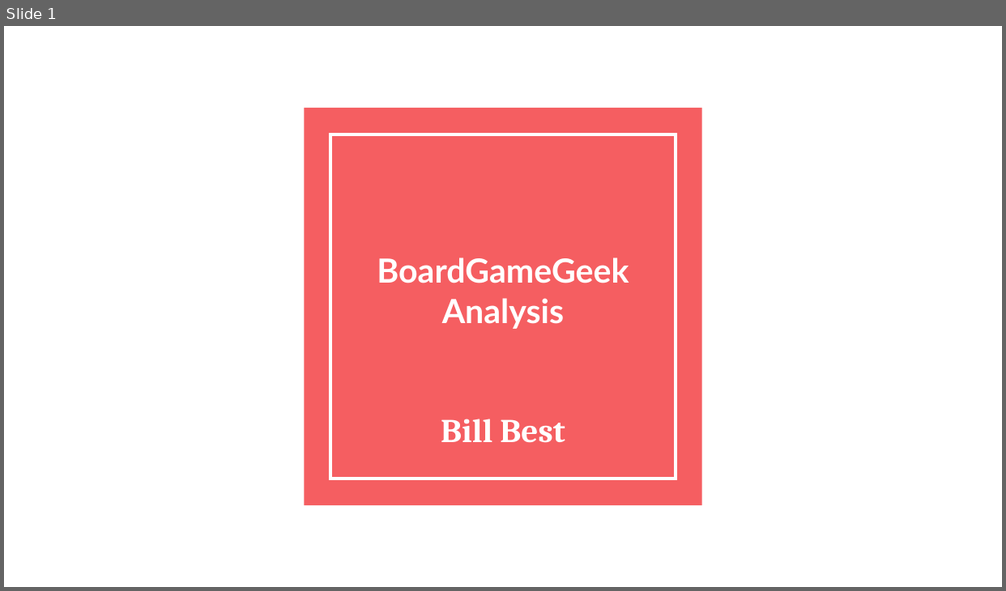
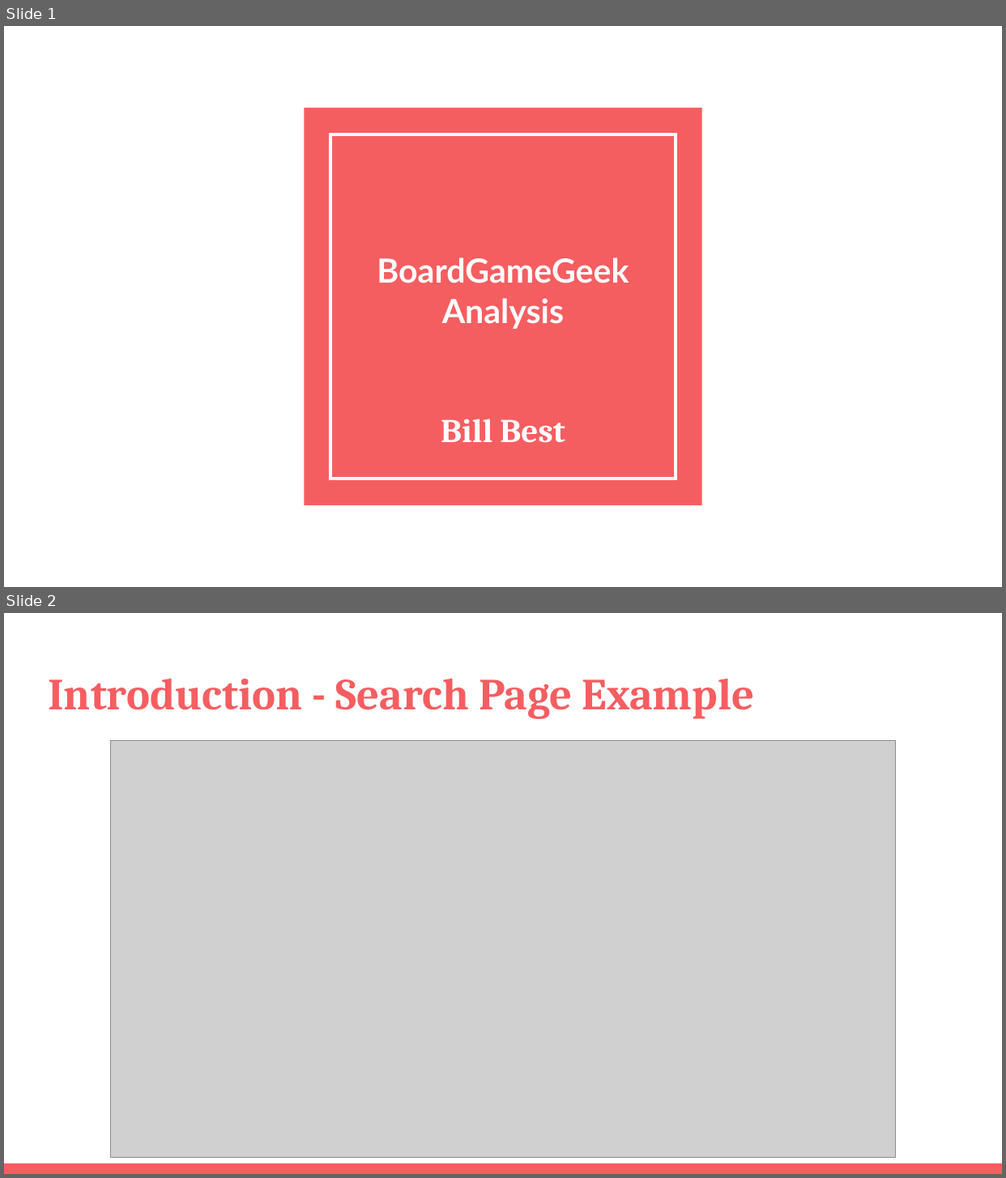
Before and after one commit to nycdatasci/bootcamp008_project, a slide deck: Project2-WebScraping/williambest_p2/BGG Analysis.pptx. Shown one above the other, each under a label of ours: slide 1 before the commit, slides 1 and 2 after it. The pictures are 1006x591 and 1006x1178 pixels, drawn with LibreOffice and Linux fonts; fonts in the diff are those of the drawing; grey boxes stand for pictures. Boxes give left, top, right and bottom in pixels: in the first picture for what was removed or moved away, otherwise in the second. Text is boxed around its words. In the diff, an @@ line names an element or a change of style, - is before the commit and + after.

Commit message:
slide added to pptx showing example of search page

```diff
--- a/Project2-WebScraping/williambest_p2/BGG Analysis.pptx
+++ b/Project2-WebScraping/williambest_p2/BGG Analysis.pptx
@@ slide 2 added at bbox=[4, 613, 1002, 1174], background #FFFFFF @@
@@ title added at bbox=[48, 679, 754, 719], 32 pt, text #F55E61, bold @@
+Introduction - Search Page Example
@@ picture added at bbox=[111, 741, 896, 1158] @@
@@ rectangle added at bbox=[4, 1164, 1002, 1174], fill #F55E61 @@
```
